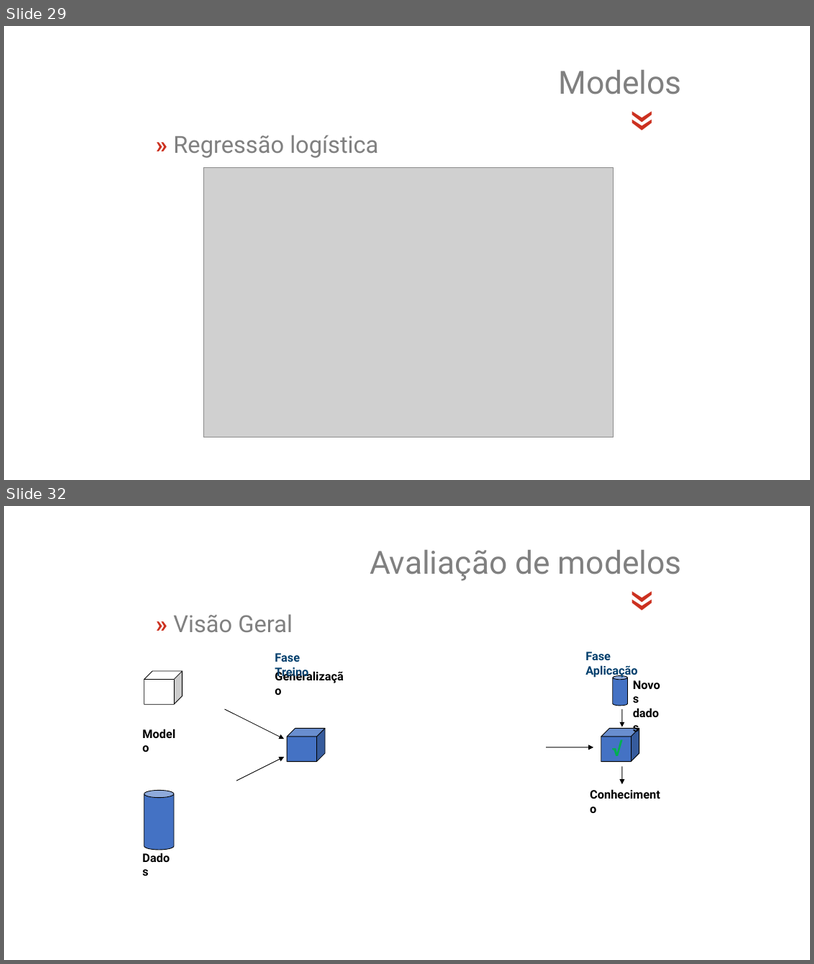
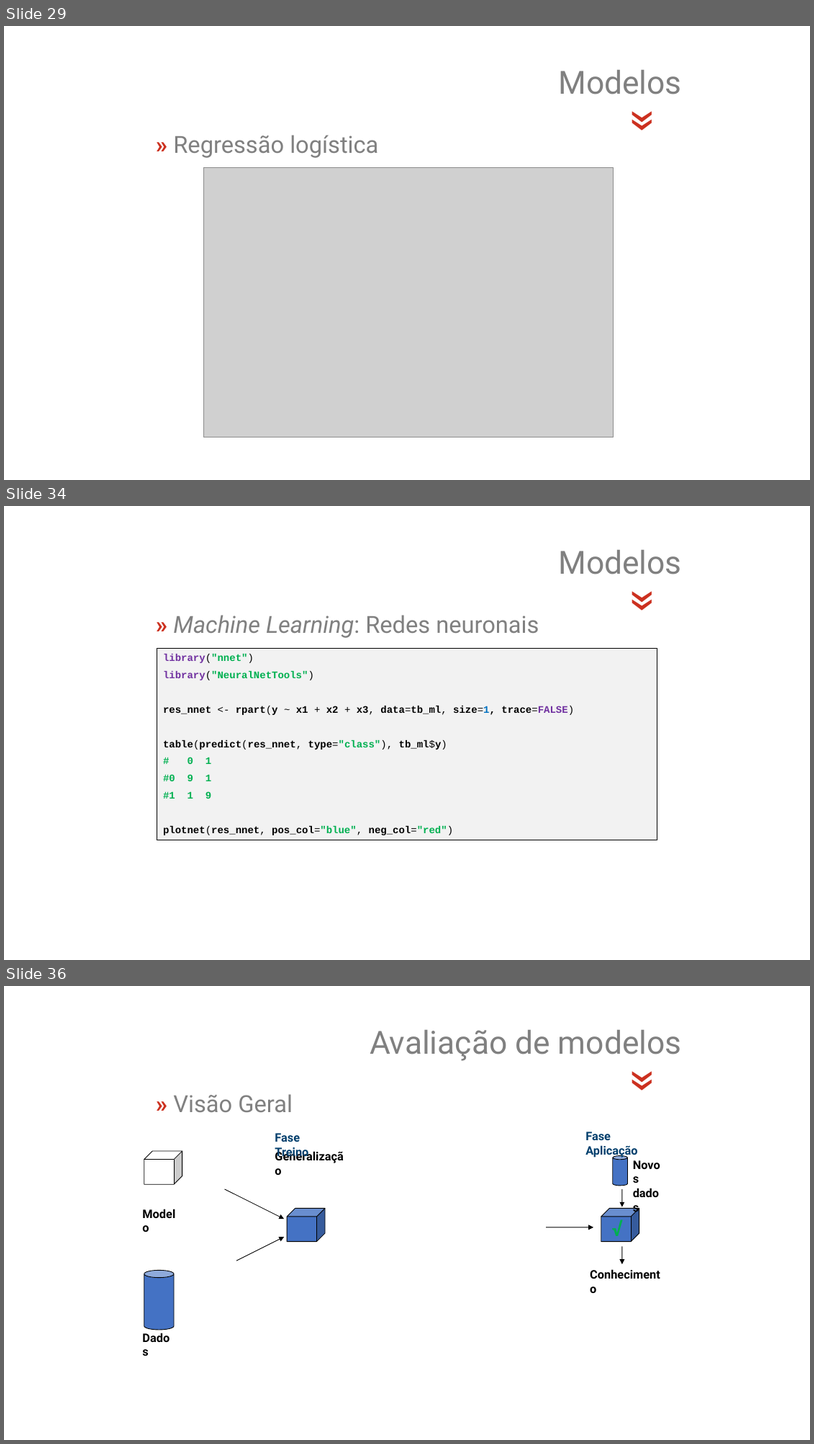
Before and after one commit to jsollari/DSR-II2026, a slide deck: docs/DSR-II2026_JL_slides.pptx. Shown one above the other, each under a label of ours: slides 29 and 32 before the commit, slides 29, 34 and 36 after it; the slides between them are not shown. The pictures are 814x964 and 814x1444 pixels, drawn with LibreOffice and Linux fonts; fonts in the diff are those of the drawing; grey boxes stand for pictures; background and template pictures are left out. Boxes give left, top, right and bottom in pixels: in the first picture for what was removed or moved away, otherwise in the second. Text is boxed around its words. In the diff, an @@ line names an element or a change of style, - is before the commit and + after.

Commit message:
add nnet example

```diff
--- a/docs/DSR-II2026_JL_slides.pptx
+++ b/docs/DSR-II2026_JL_slides.pptx
@@ slide 34 added at (4, 506, 810, 960), background #FFFFFF @@
@@ text added at (558, 550, 682, 574), 38 pt, text #808080 @@
+Modelos
@@ text added at (602, 585, 669, 618), 60 pt, text #CC301F @@
+«
@@ text added at (173, 615, 539, 638), 28 pt, text #808080 @@
+» Machine Learning: Redes neuronais
@@ rectangle added at (157, 649, 657, 840), fill #F2F2F2, outline #000000 0.75 pt, 12 pt, text #000000, bold @@
+library("nnet")
+library("NeuralNetTools")
+res_nnet <- rpart(y ~ x1 + x2 + x3, data=tb_ml, size=1, trace=FALSE)
+table(predict(res_nnet, type="class"), tb_ml$y)
+# 0 1
+#0 9 1
+#1 1 9
+plotnet(res_nnet, pos_col="blue", neg_col="red")
@@ what was slide 32 is now slide 36 @@
```
Also in this commit, not shown: 2 slides changed, 3 other slides added, 2 other files.
